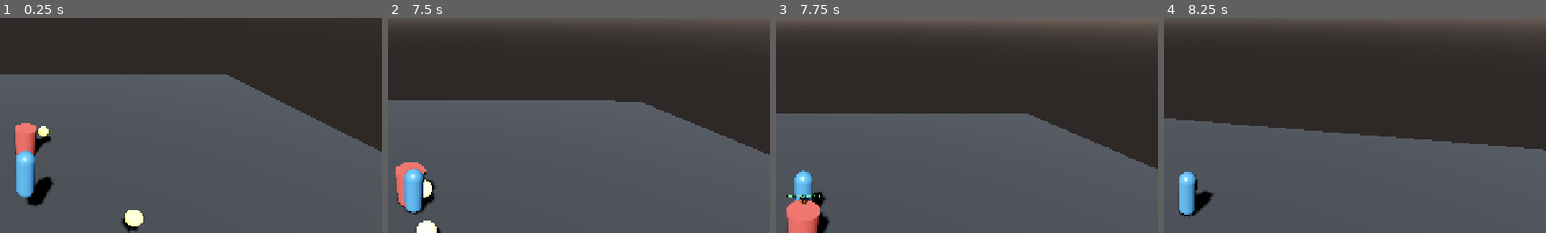
Above: before the commit, frames 1-4 (left to right).
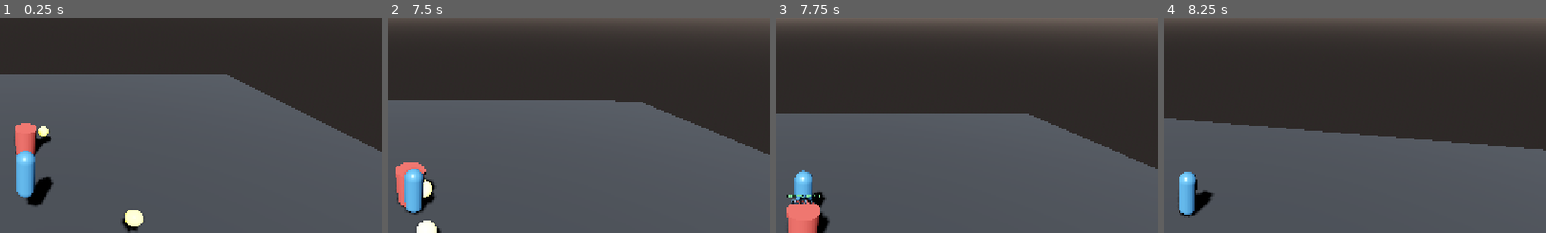
Above: after the commit, the same moments.

Repository: thegoatleroyjenkins/arpg-game
Game: Godot game, scene res://prototype3d/main_3d.tscn
The game is run twice, just before and just after one commit, with the same random seed, the same clock (stepped at 60 frames per second) and the same inputs. This scene is started directly instead of the project's main scene.
Inputs (mouse positions are % of the whole screen's width and height, from its top left):
- Up to frame 1 (0.25 s): no input
- Up to frame 2 (7.5 s): tap Enter (ui_accept) at 0.5, 5 s; move the mouse to (49, 52) at 0.52 s; press the mouse at (49, 52) at 0.53 s; hold W (move_up) 0.53-2.78 s; tap Space (jump) at 0.77, 1.52, 3.02, 3.77, 4.52, 6.02, 6.77 s; move the mouse to (57, 51) at 1.27 s; release the mouse at (57, 51) at 1.28 s; tap R (camera_recenter) at 1.35, 4.35, 7.35 s; move the mouse to (42, 49) at 2.02 s; tap Q (dash) at 2.1, 5.1 s; move the mouse to (51, 50) at 2.77 s; hold A (move_left) 2.78-3.53 s; tap Shift (sprint) at 2.85, 5.85 s; move the mouse to (46, 48) at 3.52 s; press the mouse at (46, 48) at 3.53 s; hold W (move_up) 3.53-5.78 s; move the mouse to (55, 50) at 4.27 s; release the mouse at (55, 50) at 4.28 s; move the mouse to (45, 50) at 5.02 s; move the mouse to (52, 48) at 5.77 s; hold D (move_right) 5.78-6.53 s; move the mouse to (49, 52) at 6.52 s; press the mouse at (49, 52) at 6.53 s; hold W (move_up) from 6.53 s (still down); move the mouse to (57, 51) at 7.27 s; release the mouse at (57, 51) at 7.28 s
- Up to frame 3 (7.75 s): keep holding W (move_up); tap Space (jump) at 7.52 s
- Up to frame 4 (8.25 s): keep holding W (move_up); move the mouse to (42, 49) at 8.02 s; tap Q (dash) at 8.1 s
The pictures show only the part of the screen within x 47-97%, y 14-64%; the shares and areas given below are measured in that part.

Frames 1-2 are identical in both runs. In frame 3, 0.1% of the frame differs, in the area x 4-11%, y 84-87%; in frame 4, nothing differs.

Commit message:
Add data-driven WEAK/RESIST damage popup states

Diff:
--- a/prototype3d/combat_dummy_3d.gd
+++ b/prototype3d/combat_dummy_3d.gd
@@ -26,6 +26,12 @@
 @export var crit_popup_color: Color = Color(1.0, 0.88, 0.36, 1.0)
 @export_range(1.0, 2.5, 0.05) var crit_popup_scale_multiplier: float = 1.2
 @export var crit_popup_prefix: String = "CRIT"
+@export var weak_popup_color: Color = Color(1.0, 0.35, 0.35, 1.0)
+@export var resist_popup_color: Color = Color(0.55, 0.78, 1.0, 1.0)
+@export var weak_popup_suffix: String = "WEAK"
+@export var resist_popup_suffix: String = "RESIST"
+@export_range(0.0, 1.0, 0.01) var damage_multiplier_resist_threshold: float = 0.95
+@export_range(1.0, 2.5, 0.01) var damage_multiplier_weak_threshold: float = 1.05
 
 var _base_scale: Vector3 = Vector3.ONE
 var _hit_flash_left: float = 0.0
@@ -33,6 +39,7 @@
 var _health_label: Label3D = null
 var _damage_popups: Array[Dictionary] = []
 var _pending_popup_is_critical: bool = false
+var _pending_popup_damage_multiplier: float = 1.0
 
 func _ready() -> void:
 	super._ready()
@@ -51,6 +58,7 @@
 
 func apply_damage_result(result: Dictionary) -> Dictionary:
 	_pending_popup_is_critical = bool(result.get("is_critical", false))
+	_pending_popup_damage_multiplier = max(0.0, float(result.get("damage_multiplier", 1.0)))
 	return super.apply_damage_result(result)
 
 func _update_hit_flash(delta: float) -> void:
@@ -104,8 +112,9 @@
 func _on_damage_taken(amount: float, _current: float, _max_value: float) -> void:
 	_hit_flash_left = max(0.0, hit_flash_duration)
 	_health_label_visible_left = max(_health_label_visible_left, health_label_visible_time_on_hit)
-	_spawn_damage_popup(amount, _pending_popup_is_critical)
+	_spawn_damage_popup(amount, _pending_popup_is_critical, _pending_popup_damage_multiplier)
 	_pending_popup_is_critical = false
+	_pending_popup_damage_multiplier = 1.0
 
 func _on_health_changed(current: float, max_value: float) -> void:
 	_update_health_label(current, max_value)
@@ -123,7 +132,7 @@
 	else:
 		_health_label.modulate = health_label_color_high
 
-func _spawn_damage_popup(amount: float, is_critical: bool = false) -> void:
+func _spawn_damage_popup(amount: float, is_critical: bool = false, damage_multiplier: float = 1.0) -> void:
 	if not damage_popup_enabled:
 		return
 	if damage_popup_duration <= 0.0:
@@ -131,11 +140,21 @@
 	var popup: Label3D = Label3D.new()
 	popup.name = "DamagePopup3D"
 	var amount_text: String = "-%d" % int(round(max(0.0, amount)))
+	var popup_state: String = _resolve_popup_state(damage_multiplier)
+	var prefix_parts: Array[String] = []
 	if is_critical:
-		var prefix: String = crit_popup_prefix.strip_edges()
-		popup.text = "%s %s" % [prefix, amount_text] if not prefix.is_empty() else amount_text
-	else:
-		popup.text = amount_text
+		var crit_prefix: String = crit_popup_prefix.strip_edges()
+		if not crit_prefix.is_empty():
+			prefix_parts.append(crit_prefix)
+	if popup_state == "weak":
+		var weak_suffix: String = weak_popup_suffix.strip_edges()
+		if not weak_suffix.is_empty():
+			prefix_parts.append(weak_suffix)
+	elif popup_state == "resist":
+		var resist_suffix: String = resist_popup_suffix.strip_edges()
+		if not resist_suffix.is_empty():
+			prefix_parts.append(resist_suffix)
+	popup.text = "%s %s" % [" ".join(prefix_parts), amount_text] if not prefix_parts.is_empty() else amount_text
 	popup.position = Vector3(0.0, damage_popup_height, 0.0)
 	popup.billboard = BaseMaterial3D.BILLBOARD_ENABLED
 	popup.font_size = max(12, damage_popup_text_size)
@@ -144,14 +163,29 @@
 	popup.pixel_size = max(0.001, damage_popup_pixel_size)
 	popup.outline_size = 6
 	popup.no_depth_test = true
-	popup.modulate = crit_popup_color if is_critical else damage_popup_color
+	popup.modulate = _resolve_popup_color(is_critical, popup_state)
 	add_child(popup)
 	_damage_popups.append({
 		"node": popup,
 		"time_left": damage_popup_duration,
 		"start_y": popup.position.y,
 		"is_critical": is_critical,
+		"state": popup_state,
 	})
+
+func _resolve_popup_state(damage_multiplier: float) -> String:
+	if damage_multiplier >= max(1.0, damage_multiplier_weak_threshold):
+		return "weak"
+	if damage_multiplier <= clamp(damage_multiplier_resist_threshold, 0.0, 1.0):
+		return "resist"
+	return "normal"
+
+func _resolve_popup_color(is_critical: bool, popup_state: String) -> Color:
+	if popup_state == "weak":
+		return weak_popup_color
+	if popup_state == "resist":
+		return resist_popup_color
+	return crit_popup_color if is_critical else damage_popup_color
 
 func _update_damage_popups(delta: float) -> void:
 	if _damage_popups.is_empty():
@@ -172,7 +206,8 @@
 		popup.position.y = start_y + (damage_popup_rise_distance * normalized)
 		var alpha: float = 1.0 - normalized
 		var is_critical: bool = bool(entry.get("is_critical", false))
-		var tint: Color = crit_popup_color if is_critical else damage_popup_color
+		var popup_state: String = String(entry.get("state", "normal"))
+		var tint: Color = _resolve_popup_color(is_critical, popup_state)
 		tint.a *= alpha
 		popup.modulate = tint
 		if camera != null:
Not shown, changed: README.md
